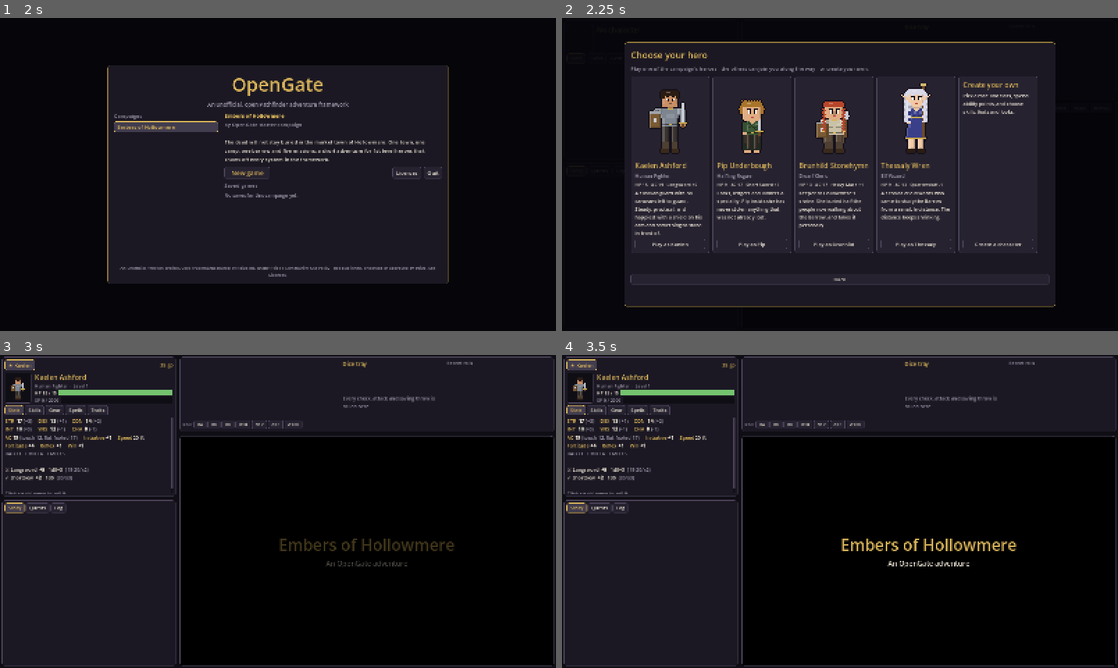
Above: before the commit, frames 1-4 (two rows, left to right).
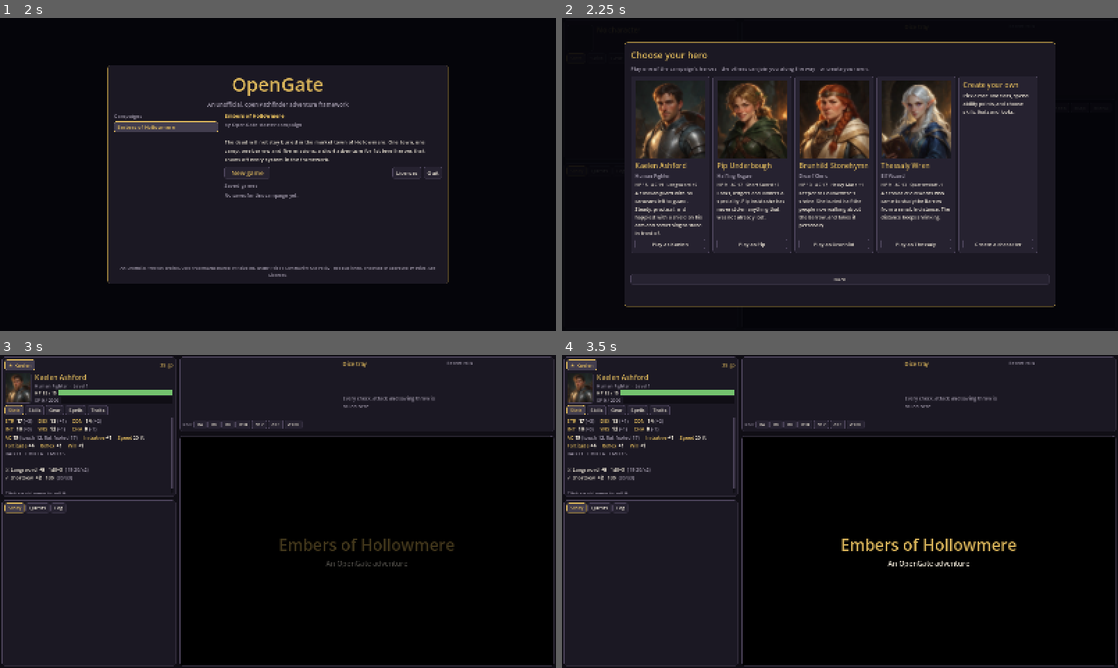
Above: after the commit, the same moments.

Repository: drbree82/opengate3
Game: Godot game, scene res://src/main.tscn
Two runs of this game, one before a commit and one after it. Both use one fixed random seed, a clock stepped at 60 frames per second and the inputs below.
Inputs:
- Up to frame 1 (2 s): click "Story" at 0.5 s; click "Story" at 1.25 s
- Up to frame 2 (2.25 s): click "New game" at 2 s
- Up to frame 3 (3 s): click "Play as Kaelen" at 2.75 s
- Up to frame 4 (3.5 s): no input

Frame 1 is identical in both runs. In frame 2, 8.7% of the frame differs, in the area x 13-70%, y 20-45%; in frame 3, 0.3%; in frame 4, 0.3%.

Commit message:
Add painted portraits for the twelve characters of Embers of Hollowmere
The portraits were generated on the ElevenLabs website (Image & Video,
Seedream 5.5) from the project's own prompts; the ElevenLabs API still refuses
image generation below the Pro plan.

- campaigns/hollowmere/portraits/*.webp: four companions and eight named
  characters, 768 px, about 80 KB each, with their Godot import sidecars
- src/ui/portraits.gd: load the imported texture first, so portraits also work
  in an exported build (raw file only as a fallback); mipmaps keep small
  portraits smooth
- project.godot: textures are imported with mipmaps by default
- tests: every companion and named character has a square portrait
- docs: how the portraits were made and how to add matching ones (VOICE.md),
  source recorded in THIRD_PARTY_NOTICES.md, contact sheet in the README,
  backlog updated (remaining raw image loads noted for the export task)

Co-Authored-By: Claude Fable 5.2 <noreply@anthropic.com>

Diff:
--- a/project.godot
+++ b/project.godot
@@ -38,3 +38,9 @@
 renderer/rendering_method="gl_compatibility"
 renderer/rendering_method.mobile="gl_compatibility"
 environment/defaults/default_clear_color=Color(0.04, 0.04, 0.06, 1)
+
+[importer_defaults]
+
+texture={
+"mipmaps/generate": true
+}
--- a/src/ui/portraits.gd
+++ b/src/ui/portraits.gd
@@ -1,8 +1,8 @@
 class_name Portraits
 extends RefCounted
 ## Finds the picture to show for a character.
-## A painted portrait (campaigns/<id>/portraits/<character id>.png|jpg|webp, made by
-## `npm run portraits`) is used when it exists; otherwise the pixel sprite's idle frame.
+## A painted portrait (campaigns/<id>/portraits/<character id>.png|jpg|webp, see docs/VOICE.md
+## "Portraits") is used when it exists; otherwise the pixel sprite's idle frame.
 ##   Portraits.apply(texture_rect, game, character_or_id)     # sets texture + the right filtering
 
 const EXTS := ["png", "jpg", "jpeg", "webp"]
@@ -20,11 +20,21 @@
 	var tex: Texture2D = null
 	for ext in EXTS:
 		var path := "%s/portraits/%s.%s" % [campaign_dir, id, ext]
+		# Files inside the project are imported by Godot (./check.sh or the editor does it; the result is
+		# the `<file>.import` sidecar). Loading the imported texture also works in an exported build,
+		# where the raw image file no longer exists.
+		if ResourceLoader.exists(path):
+			var res = load(path)
+			if res is Texture2D:
+				tex = res
+				break
+		# Not imported (a file dropped in while the game runs, or a campaign outside res://): read it raw.
 		if FileAccess.file_exists(path):
 			var img := Image.load_from_file(path)
 			if img != null:
 				if img.get_width() > 512:
 					img.resize(512, int(512.0 * img.get_height() / img.get_width()), Image.INTERPOLATE_LANCZOS)
+				img.generate_mipmaps()
 				tex = ImageTexture.create_from_image(img)
 				break
 	_cache[key] = tex
@@ -48,7 +58,8 @@
 	var tex := painted(game.campaign.get("dir", ""), id)
 	if tex != null:
 		rect.texture = tex
-		rect.texture_filter = CanvasItem.TEXTURE_FILTER_LINEAR
+		# portraits are shown much smaller than they are painted: mipmaps keep them smooth
+		rect.texture_filter = CanvasItem.TEXTURE_FILTER_LINEAR_WITH_MIPMAPS
 		rect.stretch_mode = TextureRect.STRETCH_KEEP_ASPECT_COVERED
 		return
 	rect.texture_filter = CanvasItem.TEXTURE_FILTER_NEAREST
--- a/tests/test_hollowmere.gd
+++ b/tests/test_hollowmere.gd
@@ -207,3 +207,20 @@
 		if g.world.template(p.entity).get("kind", "") == "monster":
 			monsters += 1
 	t.ok(monsters >= 6, "the dungeon holds its three fights (%d monsters)" % monsters)
+
+
+## Painted portraits (campaigns/hollowmere/portraits/<id>.webp): every companion and the named people of
+## the story have one. If you add a companion, paint one too (docs/VOICE.md, "Portraits").
+func test_portraits(t) -> void:
+	var g := Game.new(null, 1)
+	g.instant = true
+	t.ok(g.load_campaign("hollowmere"), "campaign loads")
+	var dir: String = g.campaign.get("dir", "")
+	var ids: Array = g.campaign.companions.keys().filter(func(k): return not str(k).begins_with("_"))
+	ids.append_array(["reeve", "bram", "tova", "elsbeth", "gate_guard", "edrin", "snagrot", "varrek"])
+	t.eq(ids.size(), 12, "four companions and eight named characters")
+	for id in ids:
+		var tex := Portraits.painted(dir, str(id))
+		t.ok(tex != null, "%s has a painted portrait" % id)
+		if tex != null:
+			t.eq(tex.get_width(), tex.get_height(), "%s's portrait is square" % id)
Binary file added: campaigns/hollowmere/portraits/bram.webp
Not shown, added: campaigns/hollowmere/portraits/bram.webp.import
Binary file added: campaigns/hollowmere/portraits/brunhild.webp
Not shown, added: campaigns/hollowmere/portraits/brunhild.webp.import
Binary file added: campaigns/hollowmere/portraits/edrin.webp
Not shown, added: campaigns/hollowmere/portraits/edrin.webp.import
Binary file added: campaigns/hollowmere/portraits/elsbeth.webp
Not shown, added: campaigns/hollowmere/portraits/elsbeth.webp.import
Binary file added: campaigns/hollowmere/portraits/gate_guard.webp
Not shown, added: campaigns/hollowmere/portraits/gate_guard.webp.import
Binary file added: campaigns/hollowmere/portraits/kaelen.webp
Not shown, added: campaigns/hollowmere/portraits/kaelen.webp.import
(and 16 more such lines)
